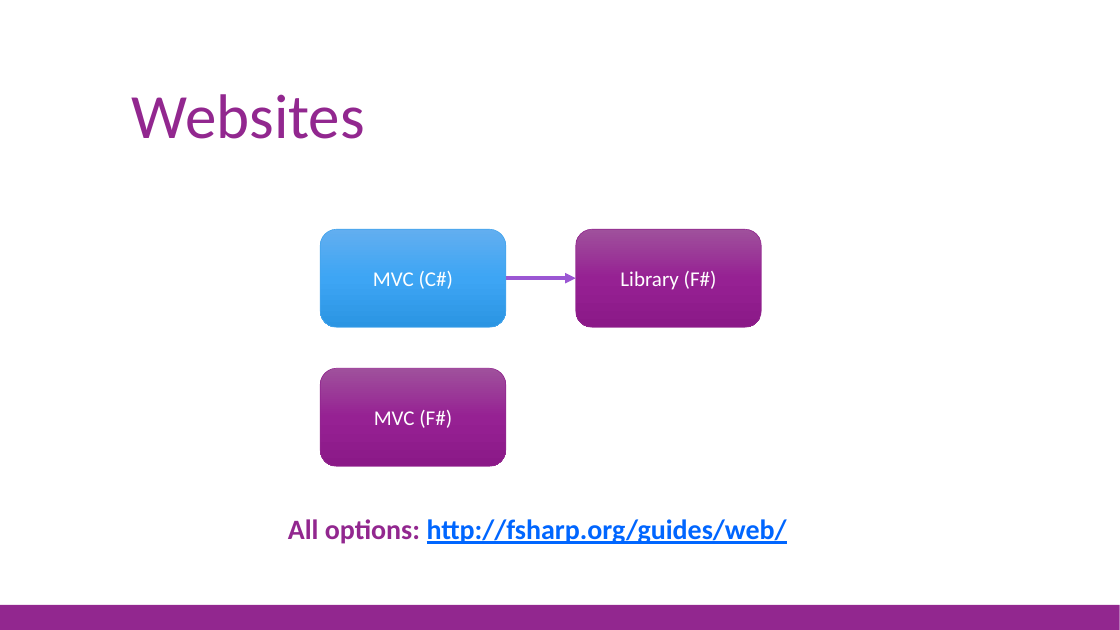
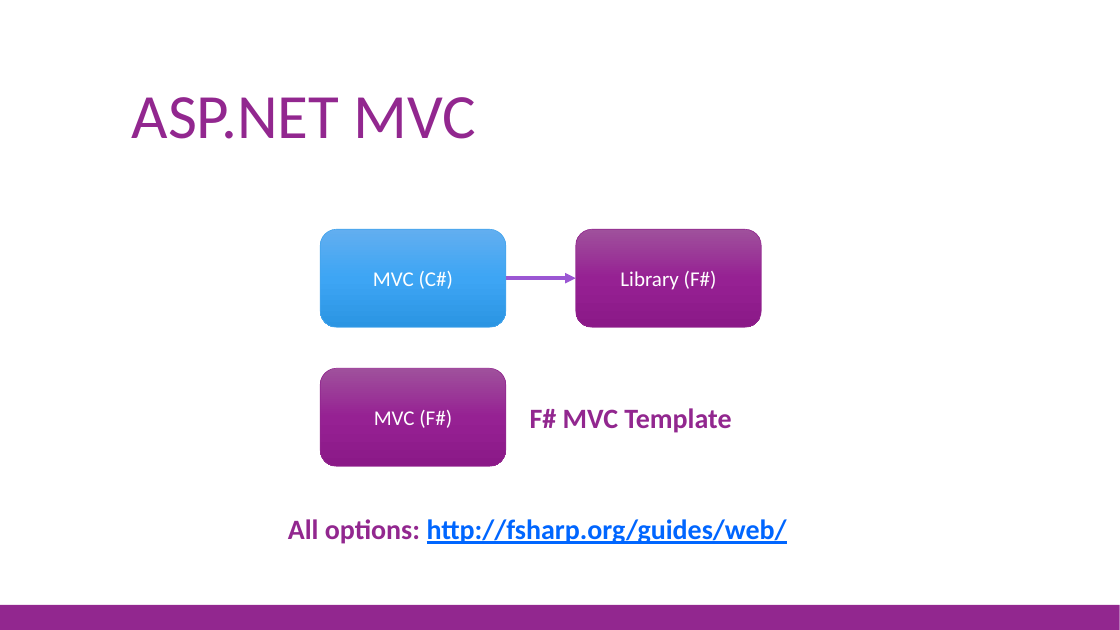
Before and after one commit to jorgef/fsharpworkshop, a slide deck: slide 83 of FSharpWorkshop_Slides.pptx. Drawn at 1120x630 pixels with LibreOffice and Linux fonts; fonts in the diff are those of the drawing. Boxes give left, top, right and bottom in pixels: in the first picture for what was removed or moved away, otherwise in the second. Text is boxed around its words. In the diff, an @@ line names an element or a change of style, - is before the commit and + after.

```diff
--- a/FSharpWorkshop_Slides.pptx
+++ b/FSharpWorkshop_Slides.pptx
@@ title at <box>132,97,477,139</box>: text changed @@
-Websites
+ASP.NET MVC
@@ text added at <box>530,408,731,433</box>, 24 pt, text #92278F, bold @@
+F# MVC Template
```
Also in this commit, not shown: 6 other slides changed, 3 other files.
